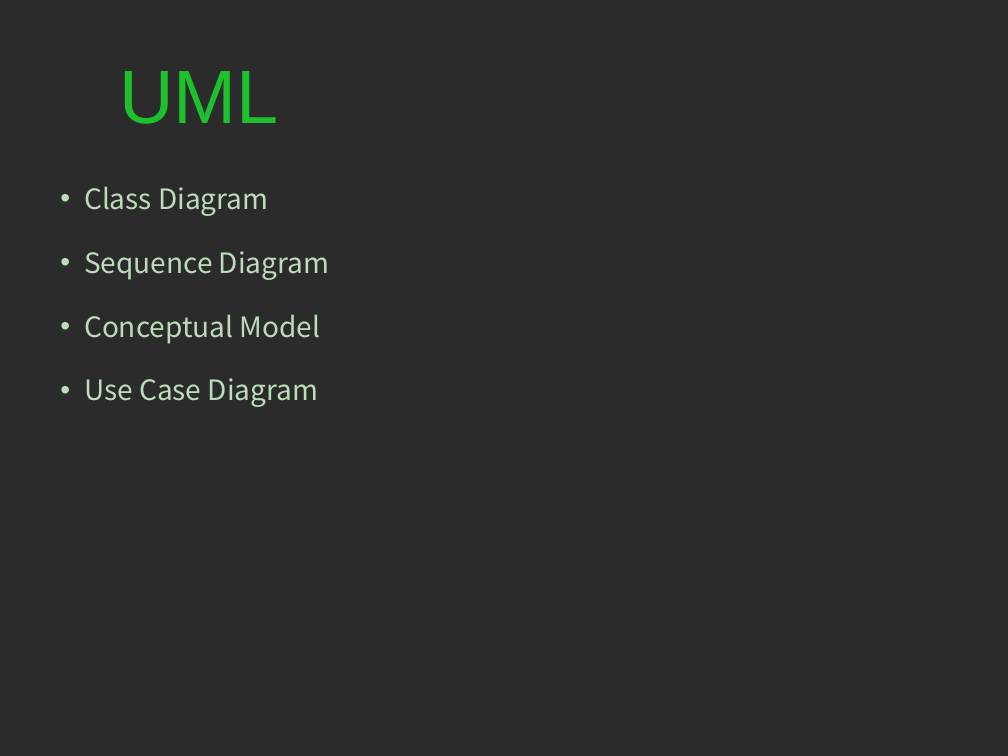
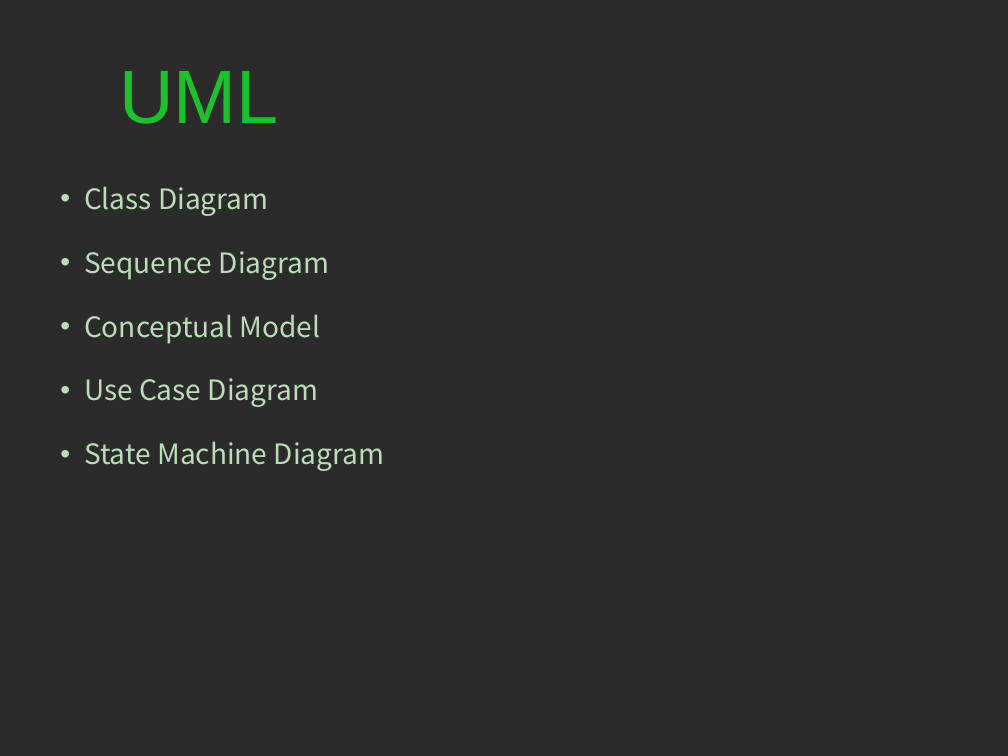
Before and after one commit to lhumphreys/TriviaMaze, a slide deck: slide 5 of TriviaMazePresentation.pptx. Drawn at 1008x756 pixels with LibreOffice and Linux fonts; fonts in the diff are those of the drawing; background and template pictures are left out; a plain dark background stands for a picture behind light text. Boxes give left, top, right and bottom in pixels: in the first picture for what was removed or moved away, otherwise in the second. Text is boxed around its words. In the diff, an @@ line names an element or a change of style, - is before the commit and + after.

Commit message:
Added State Diagram to the pertinent instances

```diff
--- a/TriviaMazePresentation.pptx
+++ b/TriviaMazePresentation.pptx
@@ text at box(84, 441, 384, 471): paragraph added @@
+• State Machine Diagram
```
Also in this commit, not shown: 2 other slides changed, 1 slide added, 1 other file.
